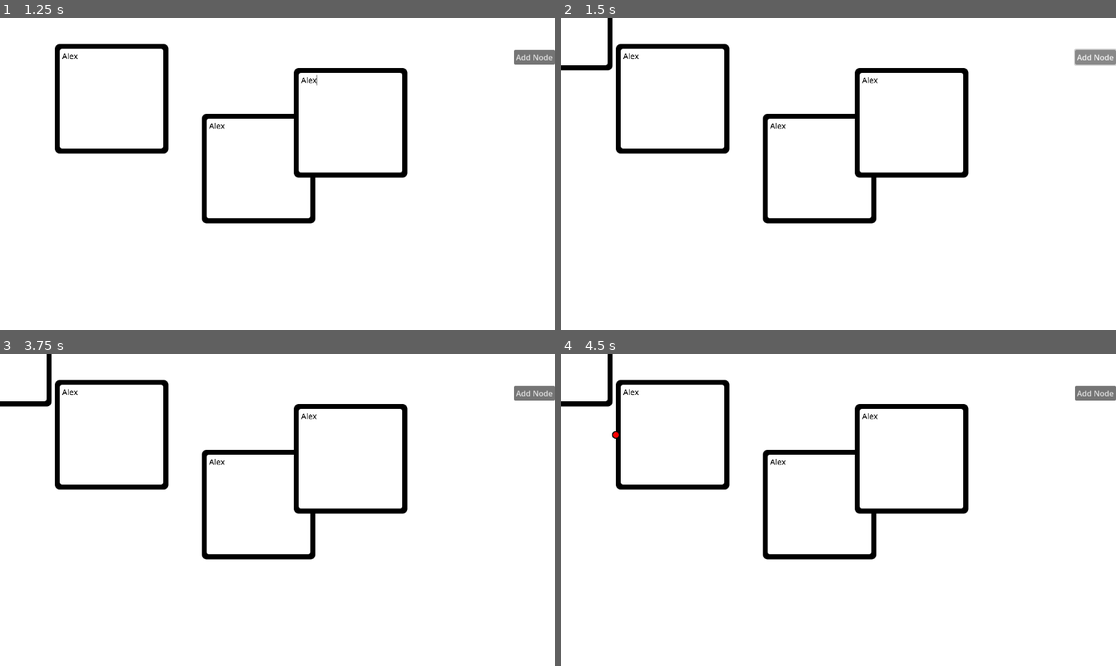
Above: before the commit, frames 1-4 (two rows, left to right).
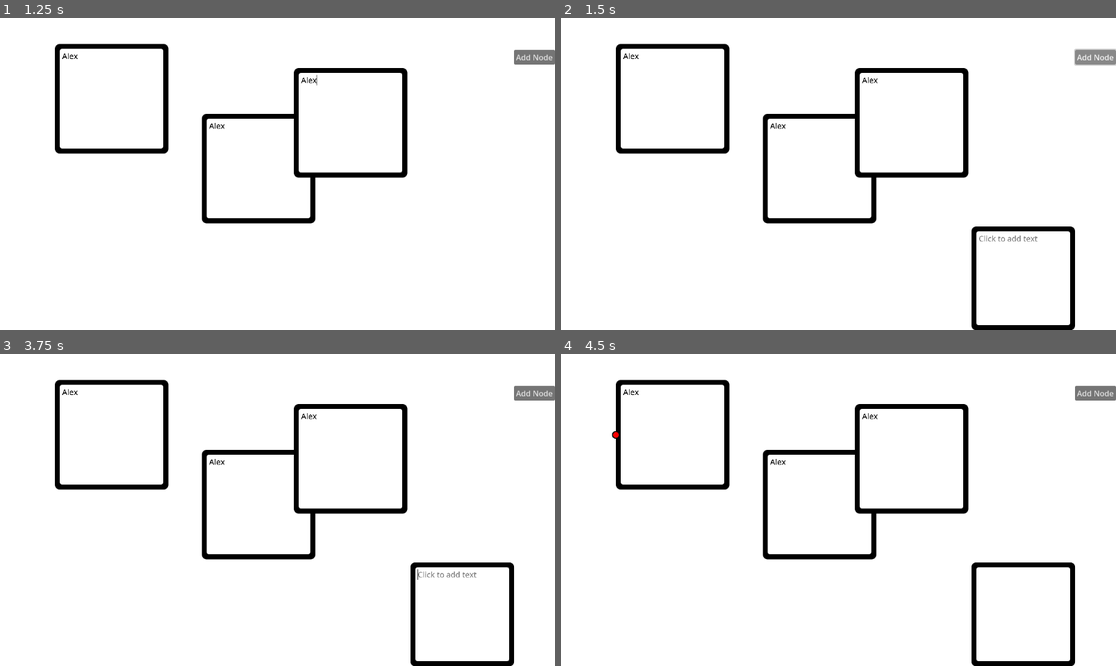
Above: after the commit, the same moments.

Repository: Shuflduf/Flow-Chart
Game: Godot game, scene res://scenes/main.tscn
Two runs of this game, one before a commit and one after it. Both use one fixed random seed, a clock stepped at 60 frames per second and the inputs below. The engine's default icon, where the game draws it, is replaced by a stand-in: a white triangle on a blue panel in a dark square.
Inputs (mouse positions are in pixels of both pictures, inside the frame that each line leads up to):
- Up to frame 1 (1.25 s): click (111, 99) at 0.52 s; type "Alex" at 0.6 s; click (260, 167) at 0.75 s; type "Alex" at 0.83 s; click (349, 124) at 0.98 s; type "Alex" at 1.07 s
- Up to frame 2 (1.5 s): click "Add Node" at 1.25 s
- Up to frame 3 (3.75 s): click "Add Node" at 2 s; click "Add Node" at 2.75 s; tap Enter at 3.5 s; move the mouse to (460, 612) at 3.52 s; hold Right mouse button (delete) from 3.53 s (still down); click (460, 612) at 3.67 s
- Up to frame 4 (4.5 s): tap Space at 4.25 s; move the mouse to (616, 435) at 4.27 s; release Right mouse button (delete) at 4.28 s; right-click (616, 435) at 4.35 s; click (616, 435) at 4.42 s

Frame 1 is identical in both runs. In frame 2, 1.5% of the frame differs, in the area x 0-93%, y 0-100%; in frame 3, 1.5%; in frame 4, 1.4%.

Commit message:
fixed jittery pointers

Diff:
--- a/scenes/pointer.tscn
+++ b/scenes/pointer.tscn
@@ -11,11 +11,14 @@
 
 [node name="Pointer" type="Panel"]
 show_behind_parent = true
+top_level = true
 z_index = -4000
 offset_right = 10.0
 offset_bottom = 10.0
 grow_vertical = 2
 pivot_offset = Vector2(5, 5)
-mouse_filter = 2
+mouse_filter = 1
 theme_override_styles/panel = SubResource("StyleBoxFlat_8h7ev")
 script = ExtResource("1_3y42a")
+
+[connection signal="gui_input" from="." to="." method="_on_gui_input"]
--- a/scripts/chart.gd
+++ b/scripts/chart.gd
@@ -58,5 +58,5 @@
 
 func add_node() -> void:
 	var new_node := CHART_NODE.instantiate()
-	new_node.global_position = Vector2.ZERO
+	new_node.position = (-nodes.global_position + ((nodes.size / 2) * nodes.scale))
 	nodes.add_child(new_node)
--- a/scripts/pointer.gd
+++ b/scripts/pointer.gd
@@ -7,6 +7,7 @@
 	set(value):
 		start_pos = value
 		global_position = value.global_position
+		#move_end(end_pos.position)
 
 var end_pos: Handle:
 	set(value):
@@ -23,4 +24,11 @@
 	move_end(handle.global_position - get_parent().global_position)
 
 func update_pos() -> void:
+	global_position = start_pos.global_position
 	move_end_to_handle(end_pos)
+
+
+func _on_gui_input(event: InputEvent) -> void:
+	if event.is_action_pressed("delete"):
+		end_pos.pointer_ends.erase(self)
+		queue_free()
